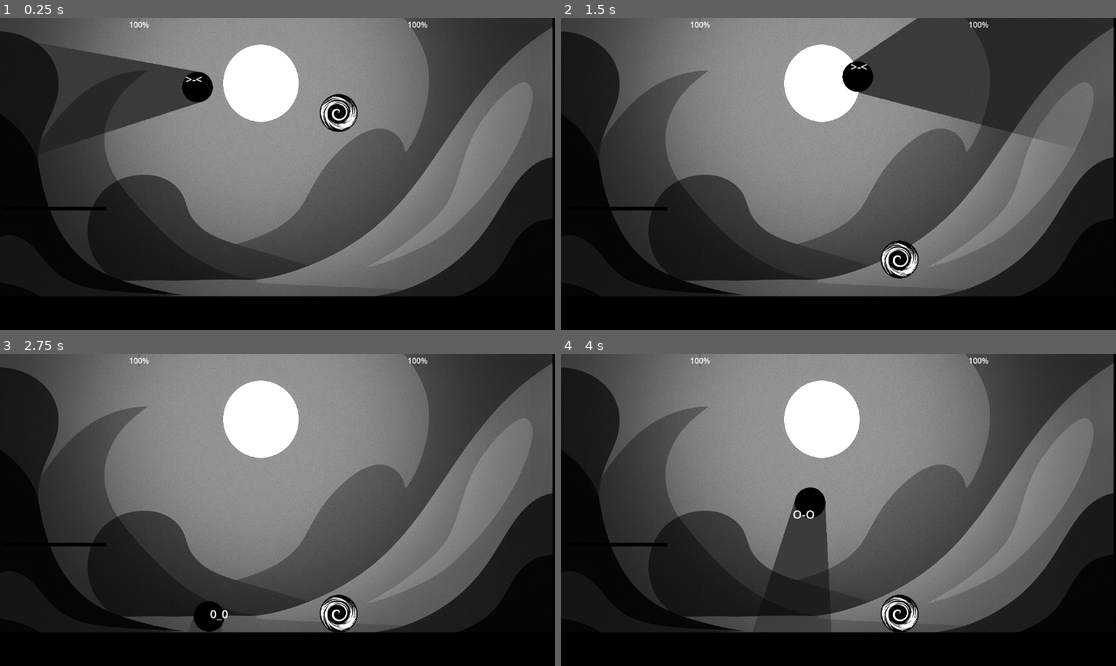
Above: before the commit, frames 1-4 (two rows, left to right).
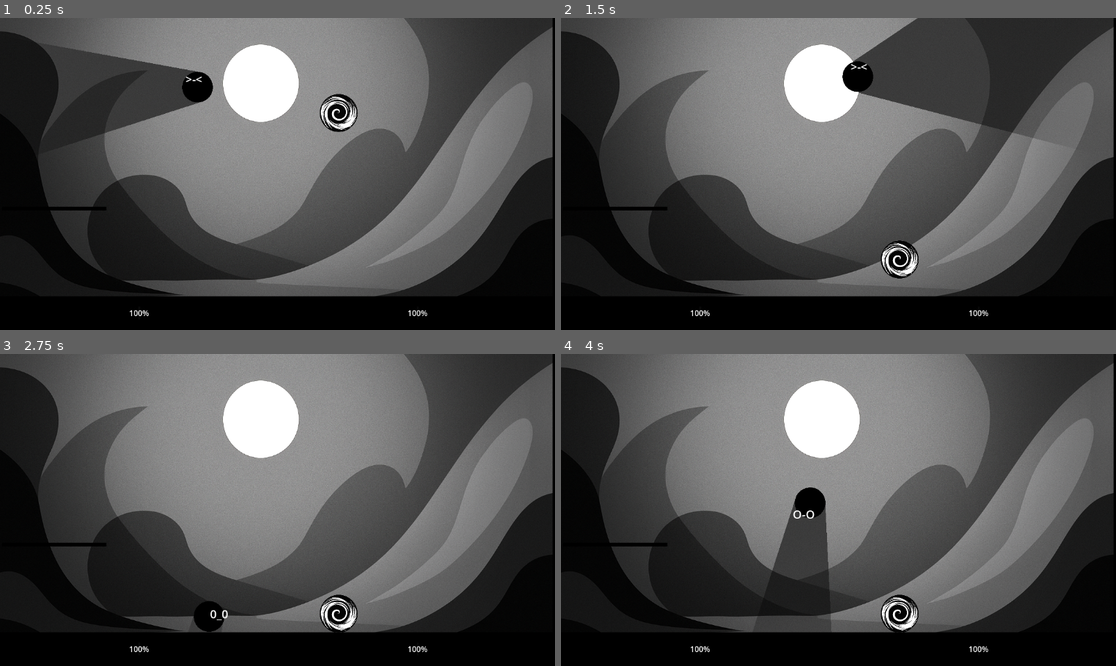
Above: after the commit, the same moments.

Repository: piperinnshall/Blattle
Game: Godot game, scene res://scenes/testlevel.tscn
Two runs of this game, one before a commit and one after it. Both use one fixed random seed, a clock stepped at 60 frames per second and the inputs below.
Inputs (mouse positions are in pixels of both pictures, inside the frame that each line leads up to):
- Up to frame 1 (0.25 s): no input
- Up to frame 2 (1.5 s): tap Enter (ui_accept) at 0.5 s; move the mouse to (960, 158) at 0.52 s; hold D (right) 0.53-1.25 s; click (960, 158) at 0.6 s; tap W (jump) at 0.77 s; drag from (727, 189) to (849, 89) at 1.27 s
- Up to frame 3 (2.75 s): move the mouse to (333, 441) at 2.02 s; hold A (left) from 2.03 s (still down); click (333, 441) at 2.1 s
- Up to frame 4 (4 s): release A (left) at 2.75 s; drag from (810, 572) to (727, 616) at 2.77 s; tap Enter (ui_accept) at 3.5 s; move the mouse to (1005, 556) at 3.52 s; hold D (right) from 3.53 s (still down); click (1005, 556) at 3.6 s; tap W (jump) at 3.77 s

The runs differ from the first frame. In frame 1, 0.2% of the frame differs, in the area x 23-77%, y 1-96%; in frame 2, 0.2%; in frame 3, 0.2%; in frame 4, 0.2%.

Commit message:
chore: restart menu added

Diff:
--- /dev/null
+++ b/scenes/DeathMenu.tscn
@@ -0,0 +1,40 @@
+[gd_scene load_steps=2 format=3 uid="uid://dyvaunj3fkxqn"]
+
+[ext_resource type="Script" uid="uid://ch5pyv34lj0mq" path="res://scripts/deathMenu.gd" id="1_okyhj"]
+
+[node name="Control" type="Control"]
+layout_mode = 3
+anchors_preset = 15
+anchor_right = 1.0
+anchor_bottom = 1.0
+grow_horizontal = 2
+grow_vertical = 2
+script = ExtResource("1_okyhj")
+
+[node name="VBoxContainer" type="VBoxContainer" parent="."]
+layout_mode = 1
+anchors_preset = 8
+anchor_left = 0.5
+anchor_top = 0.5
+anchor_right = 0.5
+anchor_bottom = 0.5
+offset_left = -20.0
+offset_top = -20.0
+offset_right = 20.0
+offset_bottom = 20.0
+grow_horizontal = 2
+grow_vertical = 2
+
+[node name="Label" type="Label" parent="VBoxContainer"]
+layout_mode = 2
+text = "MATCH END"
+
+[node name="RestartButton" type="Button" parent="VBoxContainer"]
+layout_mode = 2
+text = "Restart
+"
+
+[node name="QuitButton" type="Button" parent="VBoxContainer"]
+layout_mode = 2
+text = "Quit
+"
--- a/scenes/testlevel.tscn
+++ b/scenes/testlevel.tscn
@@ -1,10 +1,12 @@
-[gd_scene load_steps=15 format=3 uid="uid://b2i3pr2ejrmkd"]
+[gd_scene load_steps=17 format=3 uid="uid://b2i3pr2ejrmkd"]
 
 [ext_resource type="Texture2D" uid="uid://cqn6abucyx618" path="res://2c619dcb-a6ce-4f31-ae4d-376daaeffa7d.png" id="1_7ixgg"]
+[ext_resource type="Script" uid="uid://bvr74pqghfcdf" path="res://scripts/testlevel.gd" id="1_hyqgw"]
 [ext_resource type="PackedScene" uid="uid://do7uew7t2n8is" path="res://scenes/TestPlayer.tscn" id="2_6ewva"]
 [ext_resource type="PackedScene" uid="uid://cfr2gwmxc3aii" path="res://scenes/hittable_object.tscn" id="3_jiwm1"]
 [ext_resource type="PackedScene" uid="uid://cdcq14nucamxn" path="res://scenes/moon.tscn" id="5_7ixgg"]
 [ext_resource type="PackedScene" uid="uid://bv5jav4dhu5nu" path="res://scenes/HealthBars.tscn" id="5_hyqgw"]
+[ext_resource type="PackedScene" uid="uid://dyvaunj3fkxqn" path="res://scenes/DeathMenu.tscn" id="7_bx6wm"]
 
 [sub_resource type="RectangleShape2D" id="RectangleShape2D_6ewva"]
 size = Vector2(1171.15, 123)
@@ -34,6 +36,7 @@
 gradient = SubResource("Gradient_hyqgw")
 
 [node name="Node2D" type="Node2D"]
+script = ExtResource("1_hyqgw")
 
 [node name="Sprite2D2" type="Sprite2D" parent="."]
 position = Vector2(574, 346)
@@ -101,6 +104,20 @@
 anchor_right = 0.5
 anchor_bottom = 0.0
 offset_left = 578.0
+offset_top = 599.0
 offset_right = 578.0
+offset_bottom = 599.0
 grow_vertical = 1
 player1 = NodePath("../Node2D")
+
+[node name="Control2" parent="." instance=ExtResource("7_bx6wm")]
+anchors_preset = 8
+anchor_left = 0.5
+anchor_top = 0.5
+anchor_right = 0.5
+anchor_bottom = 0.5
+offset_left = 621.0
+offset_top = 284.0
+offset_right = 621.0
+offset_bottom = 284.0
+size_flags_horizontal = 6
--- a/scripts/control.gd
+++ b/scripts/control.gd
@@ -11,8 +11,7 @@
 # UI Node references
 @onready var player1_health_bar: ProgressBar = $HBoxContainer/Player1HealthBar
 @onready var player2_health_bar: ProgressBar = $HBoxContainer/Player2HealthBar
-@onready var player1_label: Label = $HBoxContainer/Player1Label
-@onready var player2_label: Label = $HBoxContainer/Player2Label
+
 
 # Health tracking
 var player1_health: float = MAX_HEALTH
--- /dev/null
+++ b/scripts/deathMenu.gd
@@ -0,0 +1,39 @@
+extends Control
+class_name DeathMenu
+
+@onready var restart_button: Button = $VBoxContainer/RestartButton
+@onready var quit_button: Button = $VBoxContainer/QuitButton
+
+
+func _ready():
+	# Hide the death menu initially
+	visible = false
+
+	# Connect button signals
+	restart_button.pressed.connect(_on_restart_pressed)
+	quit_button.pressed.connect(_on_quit_pressed)
+
+	# Pause the game when death menu appears
+	process_mode = Node.PROCESS_MODE_WHEN_PAUSED
+
+func show_death_menu():
+	visible = true
+	get_tree().paused = true
+	restart_button.grab_focus()  # Focus on restart button for keyboard/controller
+	# In show_death_menu()
+	var tween = create_tween()
+	modulate.a = 0.0
+	tween.tween_property(self, "modulate:a", 1.0, 0.5)
+
+func hide_death_menu():
+	visible = false
+	get_tree().paused = false
+
+func _on_restart_pressed():
+	print("Restarting game...")
+	hide_death_menu()
+	get_tree().reload_current_scene()
+
+func _on_quit_pressed():
+	print("Quitting game...")
+	get_tree().quit()
--- a/scripts/test_player.gd
+++ b/scripts/test_player.gd
@@ -1,4 +1,7 @@
 extends CharacterBody2D
+
+signal player_died(player: Node)
+
 
 # Movement parameters
 @export var speed: float = 300.0
@@ -249,7 +252,9 @@
 
 func die():
 	print("Player died!")
-	# Add death logic here - respawn, game over screen, etc.
+	player_died.emit(self)
+	set_physics_process(false)
+	set_process_input(false)
 
 # Utility functions
 func is_jumping() -> bool:
--- /dev/null
+++ b/scripts/testlevel.gd
@@ -0,0 +1,25 @@
+extends Node2D
+class_name GameManager
+
+@onready var death_menu: DeathMenu = $Control2
+
+func _ready():
+	# Connect to all players in the Players group
+	_connect_to_players()
+
+func _connect_to_players():
+	# Wait one frame to ensure all nodes are ready
+	await get_tree().process_frame
+
+	# Find all players and connect to their death signals
+	var players = get_tree().get_nodes_in_group("Players")
+	for player in players:
+		if player.has_signal("player_died"):
+			player.player_died.connect(_on_player_died)
+			print("Connected to player: ", player.name)
+		else:
+			print("Warning: Player ", player.name, " doesn't have player_died signal")
+
+func _on_player_died(player: Node):
+	print("Player died: ", player.name)
+	death_menu.show_death_menu()
Not shown, added: scripts/deathMenu.gd.uid
Not shown, added: scripts/testlevel.gd.uid
